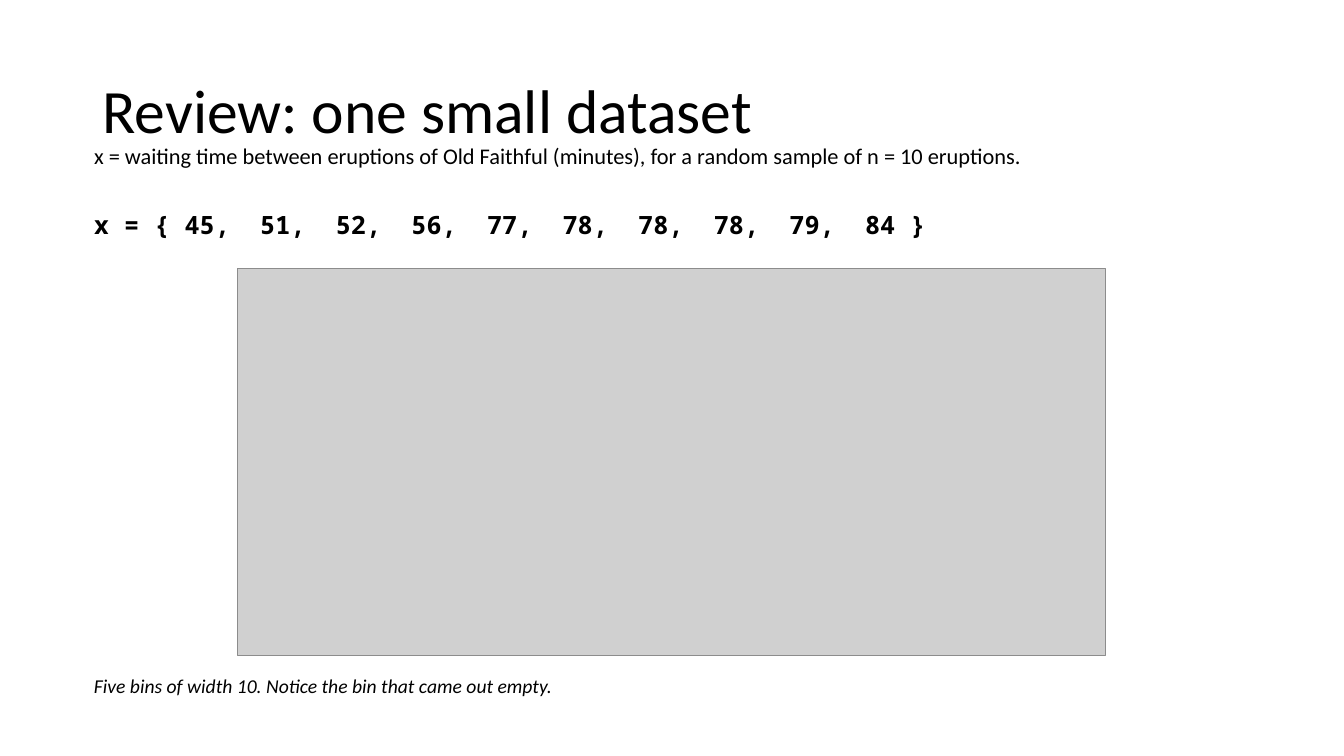
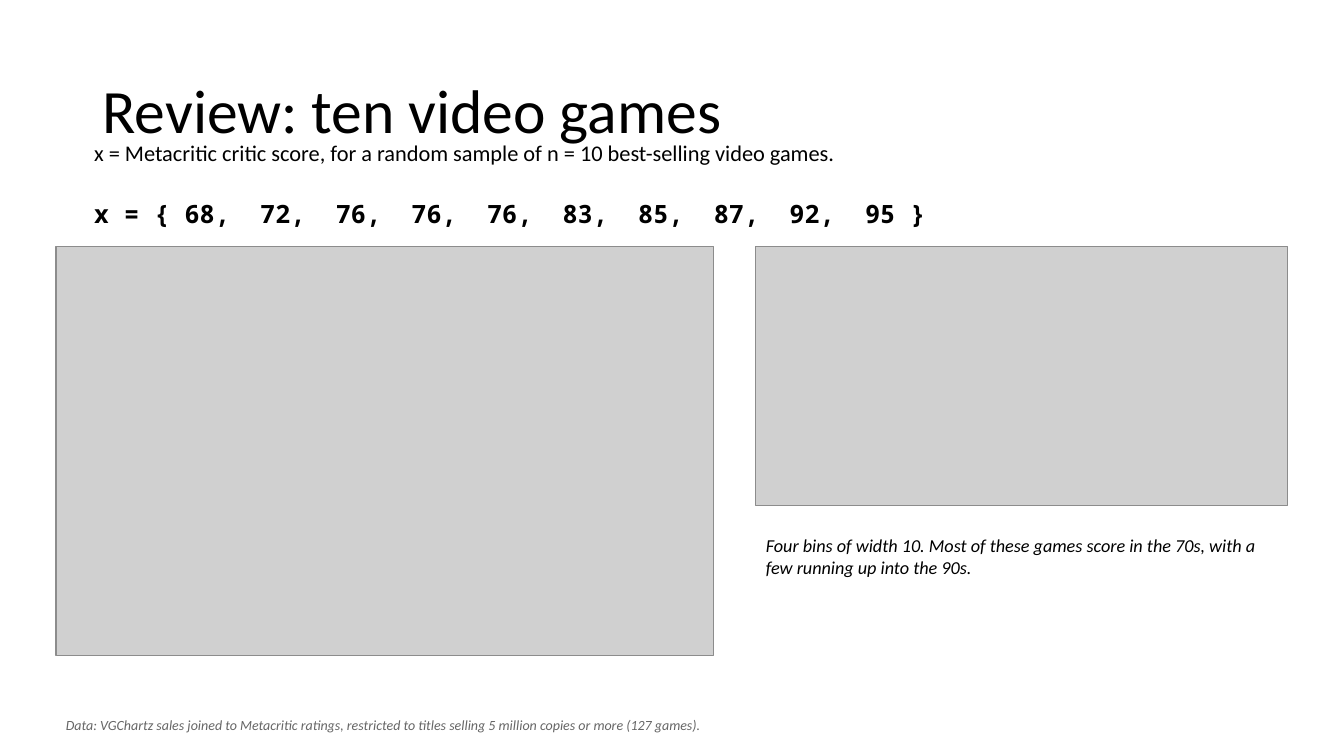
Before and after one commit to Jarred6068/Kvamme_UI_STAT251, a slide deck: slide 3 of docs/lecture_slides/Week 2/Week2_Lecture5_slides_1_19_2024.pptx. Drawn at 1344x756 pixels with LibreOffice and Linux fonts; fonts in the diff are those of the drawing; grey boxes stand for pictures. Boxes give left, top, right and bottom in pixels: in the first picture for what was removed or moved away, otherwise in the second. Text is boxed around its words. In the diff, an @@ line names an element or a change of style, - is before the commit and + after.

Commit message:
Refresh Lecture 5 review with game-score data
Replaced the old Faithful-based Lecture 5 review example with a reproducible sample of Metacritic video game critic scores. The figure generator now reads a new `video_game_critic_scores.csv`, creates an additional raw-data games table image, updates binning/labels/check outputs, and regenerates the review dotplot, histogram, and frequency table. Week 2 Lecture 5 slide files (PPTX/PDF) were updated to use the new visuals and narrative.

```diff
--- a/docs/lecture_slides/Week 2/Week2_Lecture5_slides_1_19_2024.pptx
+++ b/docs/lecture_slides/Week 2/Week2_Lecture5_slides_1_19_2024.pptx
@@ title at (102, 90, 721, 148): text changed @@
-Review: one small dataset
+Review: ten video games
@@ text at (94, 145, 834, 165): text changed @@
-x = waiting time between eruptions of Old Faithful (minutes), for a random sample of n = 10 eruptions.
+x = Metacritic critic score, for a random sample of n = 10 best-selling video games.
@@ text at (94, 204, 895, 227): text changed @@
-x = { 45, 51, 52, 56, 77, 78, 78, 78, 79, 84 }
+x = { 68, 72, 76, 76, 76, 83, 85, 87, 92, 95 }
@@ picture: place and size @@
-picture at (238, 269, 1106, 655)
+picture at (56, 246, 715, 655)
@@ picture added at (756, 246, 1289, 505) @@
@@ text added at (766, 539, 1255, 577), 13 pt, text #000000, italic @@
+Four bins of width 10. Most of these games score in the 70s, with a few running up into the 90s.
@@ text removed at (94, 679, 552, 696) @@
-Five bins of width 10. Notice the bin that came out empty.
@@ text added at (66, 720, 700, 733), 10 pt, text #666666, italic @@
+Data: VGChartz sales joined to Metacritic ratings, restricted to titles selling 5 million copies or more (127 games).
```
Also in this commit, not shown: 4 other slides changed, 7 other files.
